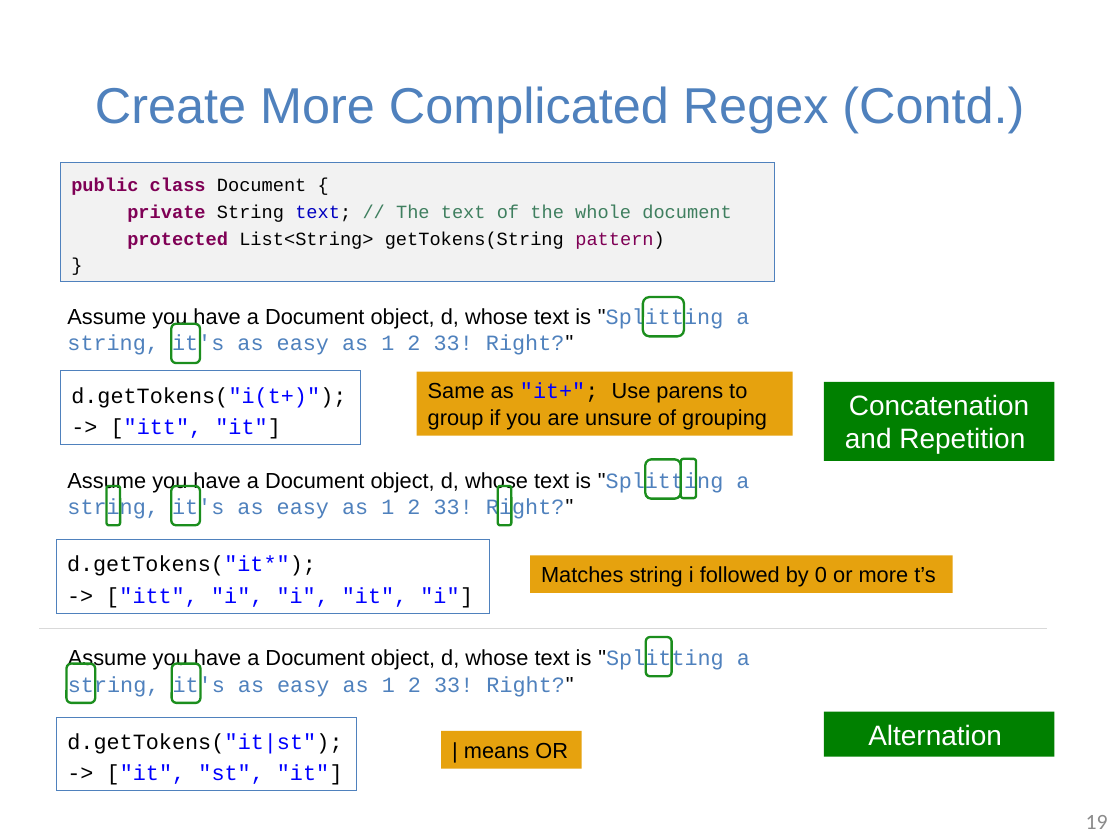
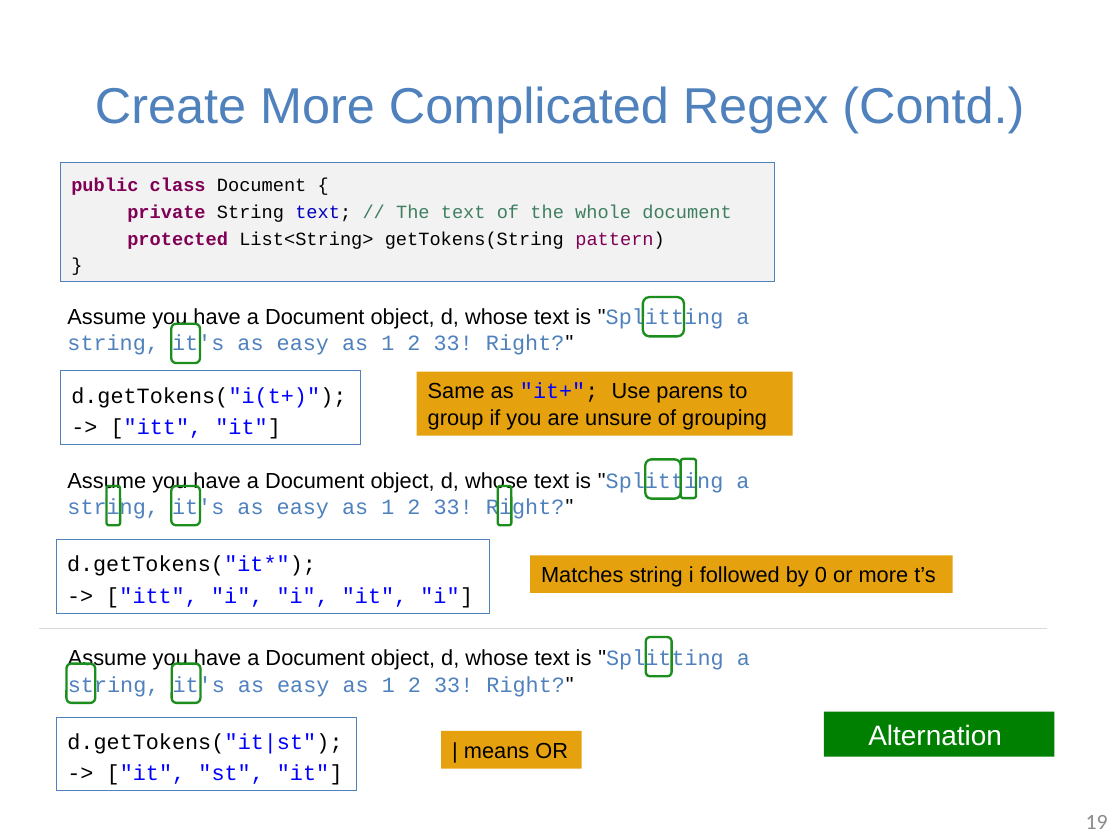
Before and after one commit to guhofstra/CSC111Fa25, a slide deck: slide 19 of PPTs/Lecture 4-string in java.pptx. Drawn at 1120x840 pixels with LibreOffice and Linux fonts; fonts in the diff are those of the drawing. Boxes give left, top, right and bottom in pixels: in the first picture for what was removed or moved away, otherwise in the second. Text is boxed around its words. In the diff, an @@ line names an element or a change of style, - is before the commit and + after.

```diff
--- a/PPTs/Lecture 4-string in java.pptx
+++ b/PPTs/Lecture 4-string in java.pptx
@@ rectangle removed at box(824, 382, 1055, 461) @@
-Concatenation and Repetition
```
Also in this commit, not shown: 19 other slides changed, 2 other files.
